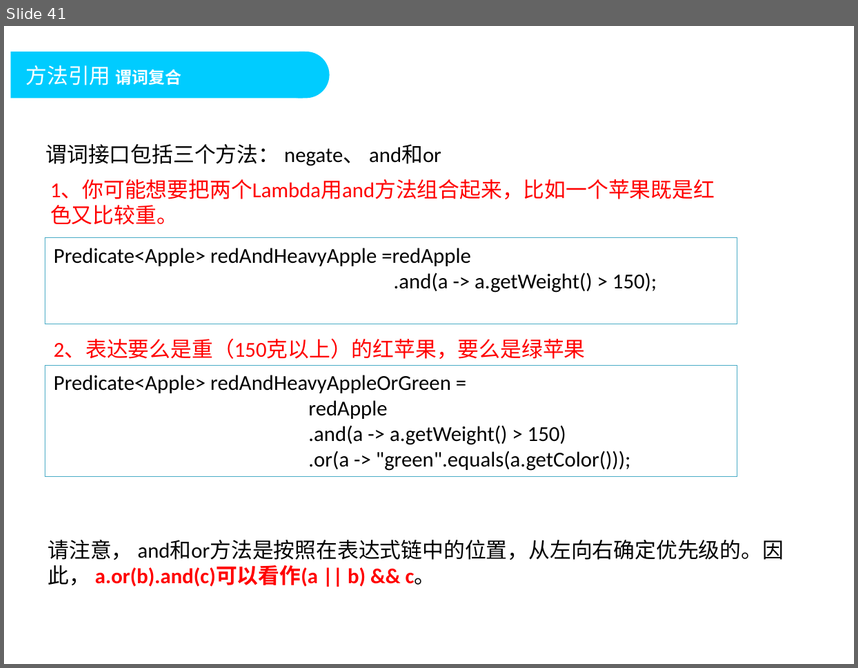
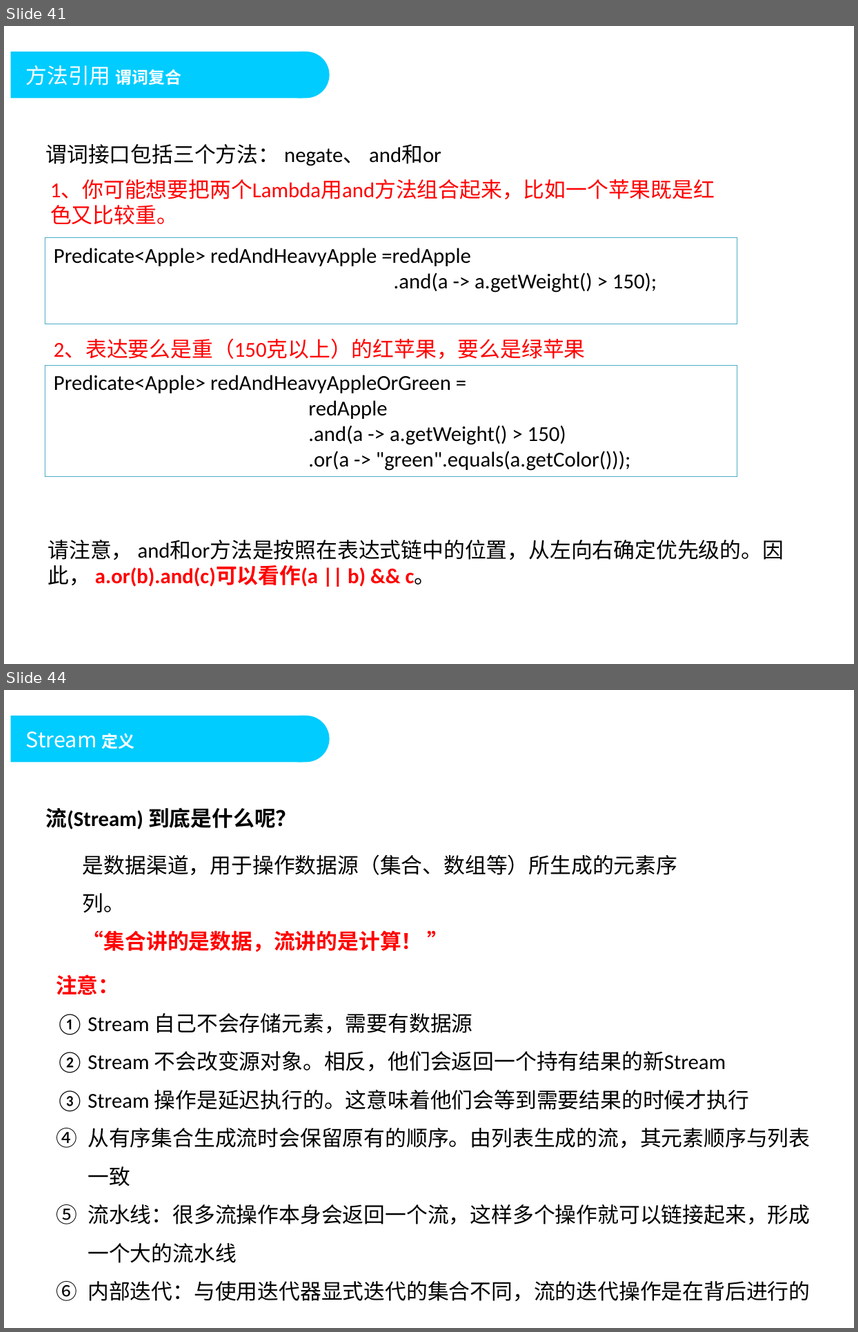
Before and after one commit to DoublePoint/MVC, a slide deck: 04相关插件/Java8/Java高级教程2.pptx. Shown one above the other, each under a label of ours: slide 41 before the commit, slides 41 and 44 after it; the slides between them are not shown. The pictures are 858x668 and 858x1332 pixels, drawn with LibreOffice and Linux fonts; fonts in the diff are those of the drawing; background and template pictures are left out. Boxes give left, top, right and bottom in pixels: in the first picture for what was removed or moved away, otherwise in the second. Text is boxed around its words. In the diff, an @@ line names an element or a change of style, - is before the commit and + after.

```diff
--- a/04相关插件/Java8/Java高级教程2.pptx
+++ b/04相关插件/Java8/Java高级教程2.pptx
@@ slide 44 added at <box>4,690,854,1328</box>, background #FFFFFF; not listed: 2 template elements that a slide beside it also shows @@
@@ text added at <box>26,731,135,749</box>, 18 pt, text #FFFFFF @@
+Stream 定义
@@ text added at <box>46,807,297,829</box>, 18 pt, text #000000, bold @@
+流(Stream) 到底是什么呢？
@@ text added at <box>83,854,677,952</box>, 18 pt, text #000000 @@
+是数据渠道，用于操作数据源（集合、数组等）所生成的元素序列。
+“集合讲的是数据，流讲的是计算！ ”
@@ text added at <box>56,974,810,1301</box>, 18 pt, text #000000 @@
+注意：
+1. Stream 自己不会存储元素，需要有数据源
+2. Stream 不会改变源对象。相反，他们会返回一个持有结果的新Stream
+3. Stream 操作是延迟执行的。这意味着他们会等到需要结果的时候才执行
+4. 从有序集合生成流时会保留原有的顺序。由列表生成的流，其元素顺序与列表一致
+5. 流水线：很多流操作本身会返回一个流，这样多个操作就可以链接起来，形成一个大的流水线
+6. 内部迭代：与使用迭代器显式迭代的集合不同，流的迭代操作是在背后进行的
```
Also in this commit, not shown: 7 slides changed, 30 other slides added, 30 other files.
